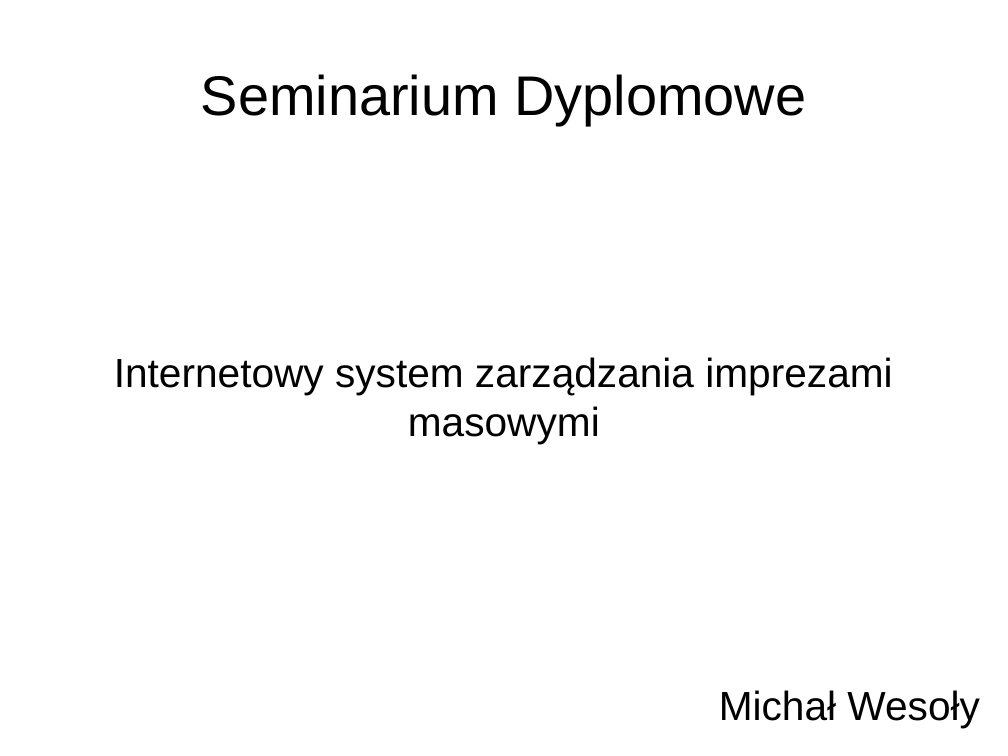
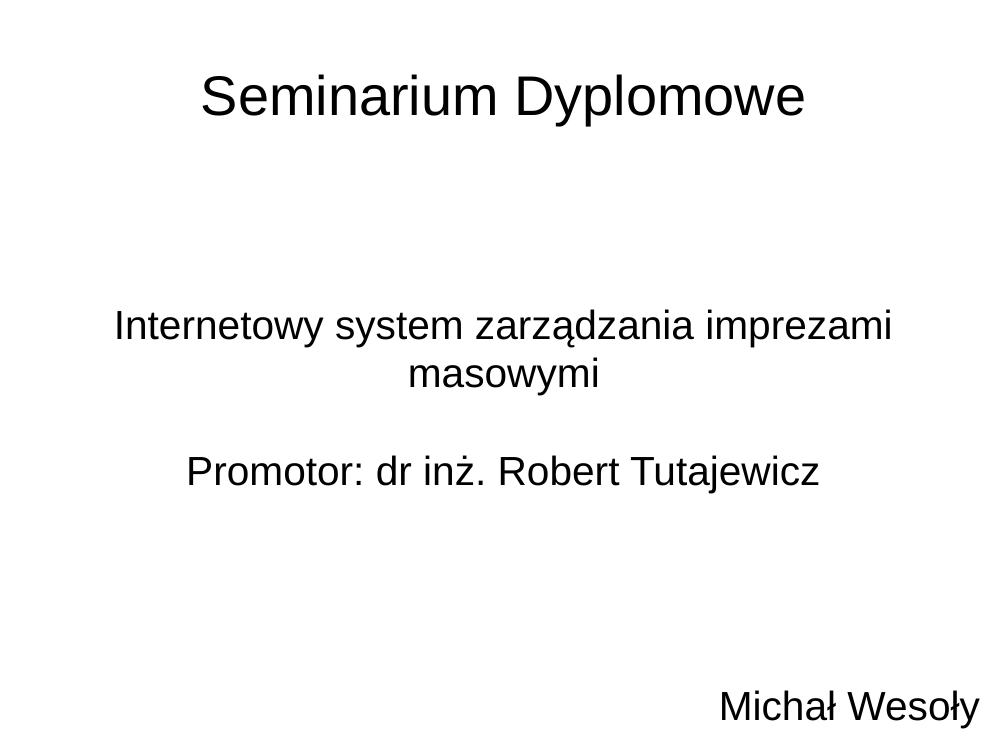
Before and after one commit to kozak127/phantom, a slide deck: slide 1 of docs/Seminarium dyplomowe.odp. Drawn at 1008x756 pixels with LibreOffice and Linux fonts; fonts in the diff are those of the drawing. Boxes give left, top, right and bottom in pixels: in the first picture for what was removed or moved away, otherwise in the second. Text is boxed around its words. In the diff, an @@ line names an element or a change of style, - is before the commit and + after.

```diff
--- a/docs/Seminarium dyplomowe.odp
+++ b/docs/Seminarium dyplomowe.odp
@@ subtitle at box(186, 455, 820, 493): paragraph added @@
+Promotor: dr inż. Robert Tutajewicz
```
Also in this commit, not shown: 51 other files.
